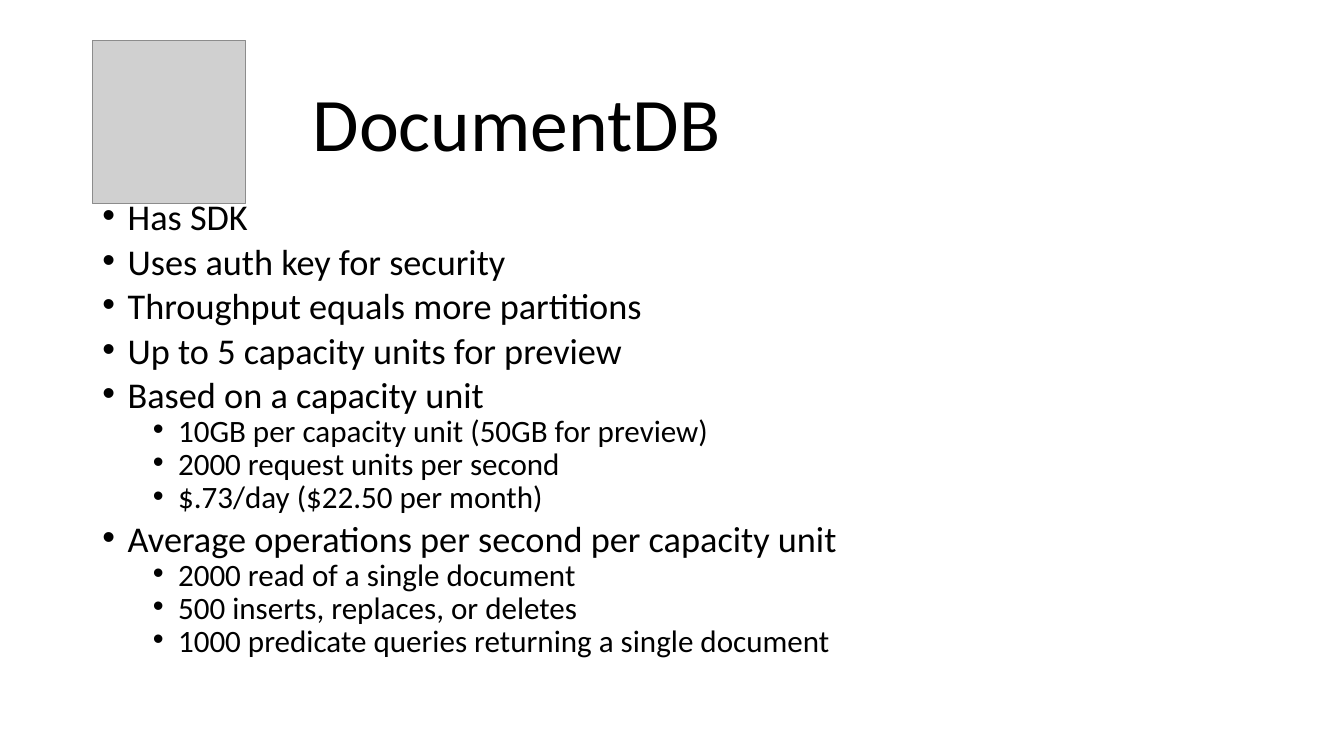
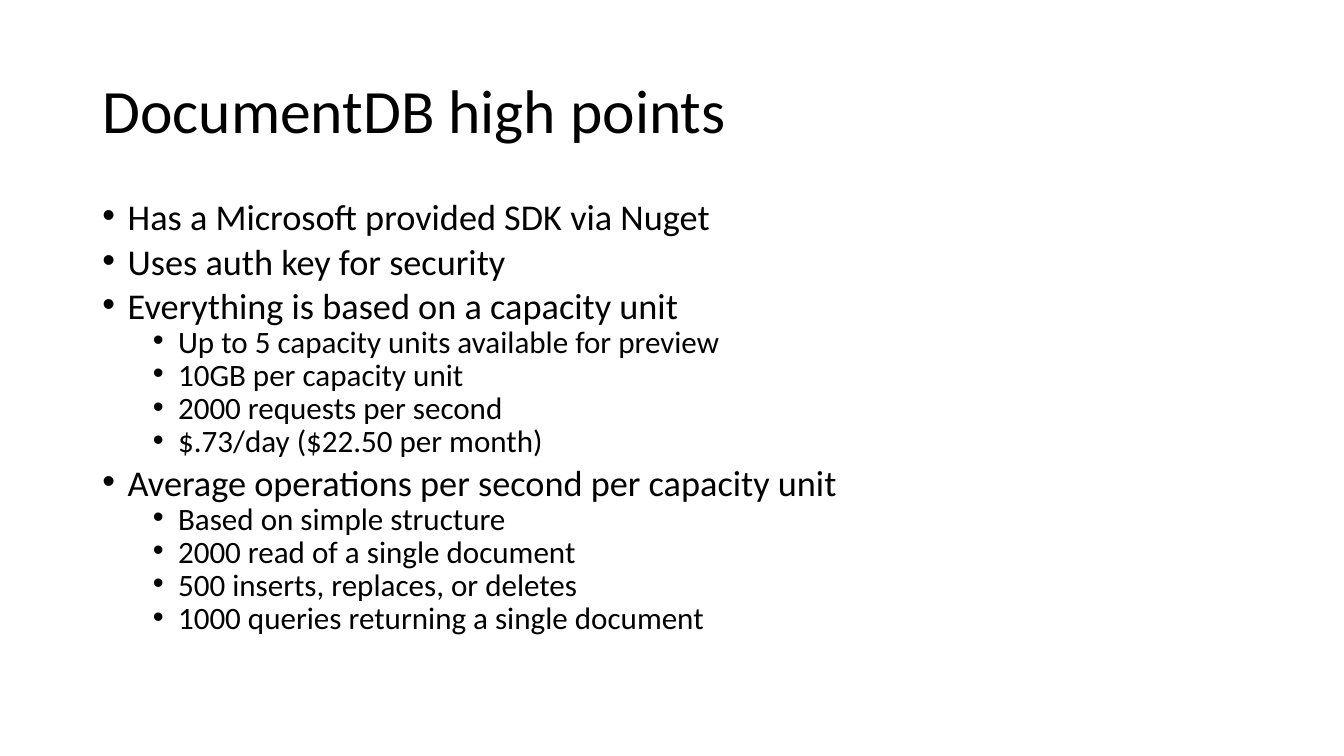
Before and after one commit to asiemer/AzureJeeps, a slide deck: slide 10 of docs/presentation.pptx (slide 5 before the commit). Drawn at 1344x756 pixels with LibreOffice and Linux fonts; fonts in the diff are those of the drawing; grey boxes stand for pictures. Boxes give left, top, right and bottom in pixels: in the first picture for what was removed or moved away, otherwise in the second. Text is boxed around its words. In the diff, an @@ line names an element or a change of style, - is before the commit and + after.

Commit message:
updates to deck

```diff
--- a/docs/presentation.pptx
+++ b/docs/presentation.pptx
@@ picture removed at [93,40,246,204] @@
@@ title added at [102,90,725,144], 44 pt, text #000000 @@
+DocumentDB high points
@@ text removed at [313,102,721,152] @@
-DocumentDB
@@ text at [128,204,709,237]: text changed @@
-• Has SDK
+• Has a Microsoft provided SDK via Nuget
@@ text at [128,293,719,424]: text changed; size 25.9 to 22.2 pt @@
-• Throughput equals more partitions
-• Up to 5 capacity units for preview
-• Based on a capacity unit
-  • 10GB per capacity unit (50GB for preview)
-  • 2000 request units per second
+• Everything is based on a capacity unit
+  • Up to 5 capacity units available for preview
+  • 10GB per capacity unit
+  • 2000 requests per second
@@ text at [178,508,505,535]: paragraph added @@
+  • Based on simple structure
@@ text at [178,607,704,635]: text changed @@
-  • 1000 predicate queries returning a single document
+  • 1000 queries returning a single document
```
Also in this commit, not shown: 5 other slides changed, 29 slides added.
